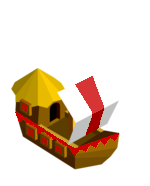
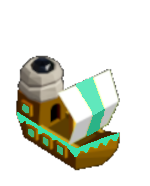
The second 150 × 186 image is a revision of the first. Changes to its layers:
hid "ship2.png #14", painted on it over [11, 67, 120, 171]
added layer "ship2.png #15" above "ship2.png #2" over [15, 55, 120, 171]
